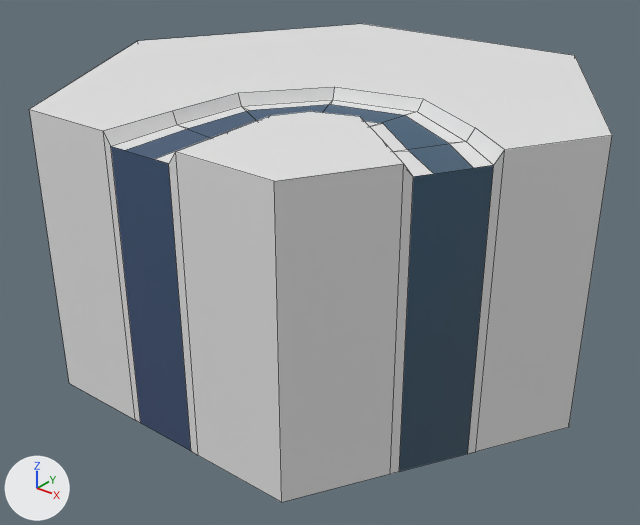
The FBX model SourceAssets/Tiles/Hexagons0-3/Hexagon2_3.fbx: old version first, new version second.
Both versions are drawn from a camera (50 mm lens) standing at (9.3, -11.93, 3.83) and looking at (0.1, -0.43, -3.3). Every picture has the same lights, and +X, +Y and +Z are marked at lower left. The older version comes first. Mesh edges are drawn as thin lines. Where no turn or scale is listed for an object, it has been applied to the vertices.

Before the edit, the objects in view are built like this:
```python
me_cylinder_001 = bpy.data.meshes.new('Cylinder.001')
me_cylinder_001.from_pydata(...)  # 76 vertices, 46 faces; spans x -5.0..5.0, y -4.33..4.33, z -5.0..0.0
# faces by material slot: [26, 8, 12]
me_cylinder_001.materials.append(mat_material_001)  # its picture is missing
me_cylinder_001.materials.append(mat_material_002)  # picture img_colorpalette_png
me_cylinder_001.materials.append(mat_waterlines)  # white #e7e7e7
ob_hex2_3 = bpy.data.objects.new('Hex2_3', me_cylinder_001)
ob_hex2_3.location = (0.0, 0.0, 0.0)
```
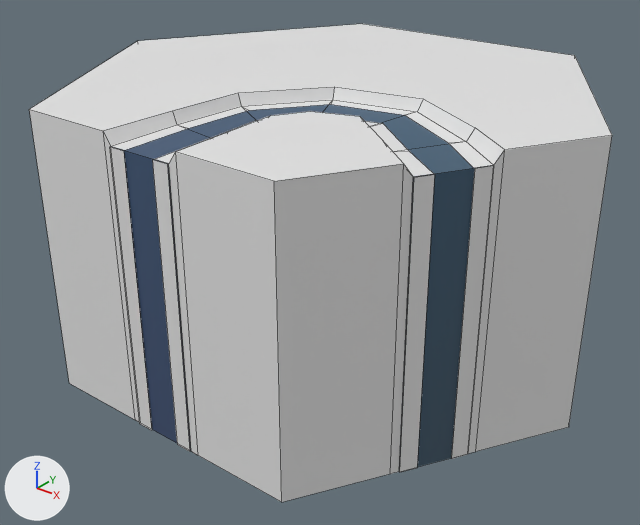
Edits to the bpy script that builds the scene:
```text
Change me_cylinder_001:
    used by ob_hex2_3; location = (0.0, 0.0, 0.0)
    verts and faces of me_cylinder_001; kept vertices keep their numbers, new ones are numbered from 76
    remove me_cylinder_001.from_pydata(...)  # 76 vertices, 46 faces; spans x -5.0..5.0, y -4.33..4.33, z -5.0..0.0
    add me_cylinder_001.from_pydata(...)  # 92 vertices, 50 faces; spans x -5.0..5.0, y -4.35..4.33, z -5.0..0.0
    me_cylinder_001 part 1
    add verts[76] = (0.6, -4.35, -5.0)  # pixel (190, 451)
    add verts[77] = (-0.6, -4.35, -5.0)  # pixel (139, 423)
    add verts[78] = (0.3, -4.35, -5.0)  # pixel (177, 444)
    add verts[79] = (-0.3, -4.35, -5.0)  # pixel (151, 430)
    add verts[80] = (4.07, -1.66, -5.0)  # pixel (468, 454)
    add verts[81] = (3.47, -2.69, -5.0)  # pixel (399, 472)
    add verts[82] = (3.92, -1.92, -5.0)  # pixel (451, 458)
    add verts[83] = (3.62, -2.43, -5.0)  # pixel (417, 467)
    add for new, old in zip([*range(84, 92)], [*range(76, 84)]): verts[new] = verts[old] + (0.0, 0.0, 4.8)
    add faces += [(77, 79, 87, 85), (76, 84, 86, 78), (81, 83, 91, 89), (80, 88, 90, 82)]  # mat_waterlines (white #e7e7e7)
```

Pixel boxes [x1, y1, x2, y2] of what changed, in the pictures (640 x 525 px):
part 1 of me_cylinder_001, added: after [110, 147, 494, 472]
